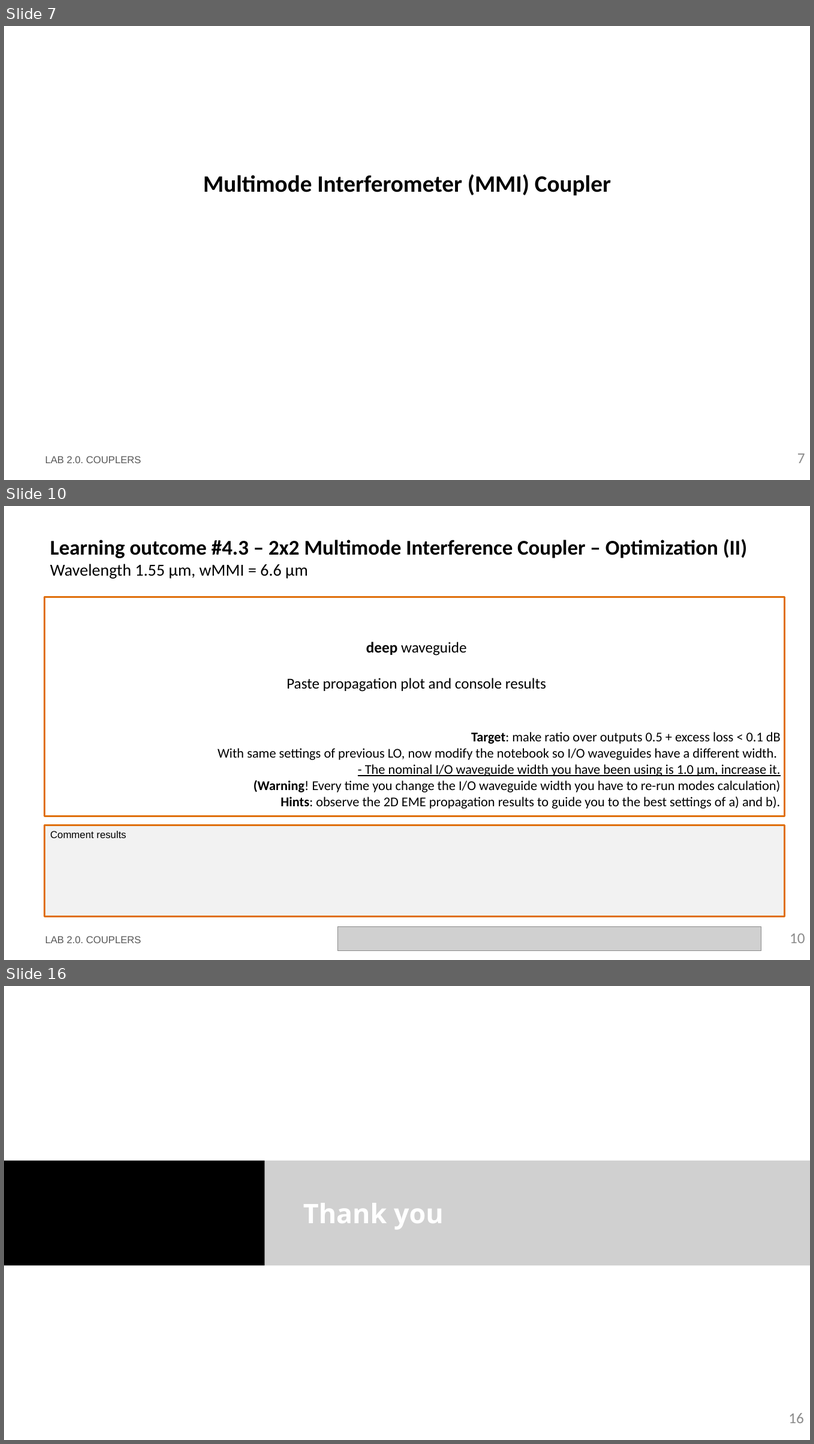
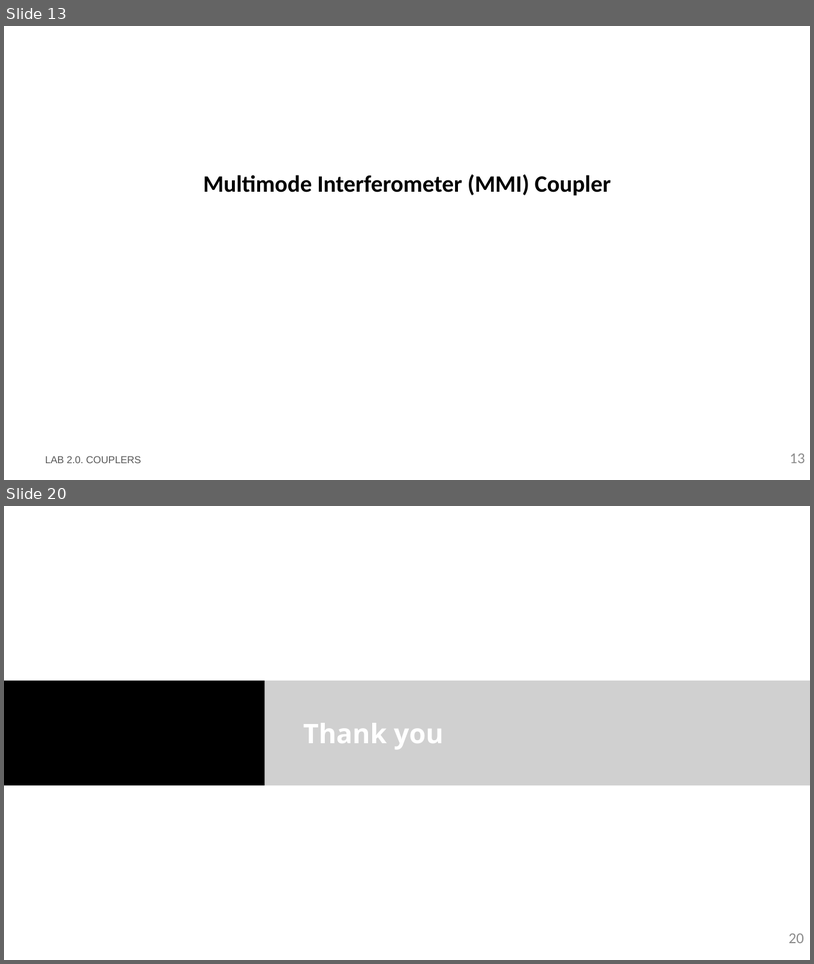
Before and after one commit to mromgar1/pic-upv-lab2, a slide deck: LabBook_20.pptx. Shown one above the other, each under a label of ours: slides 7, 10 and 16 before the commit, slides 13 and 20 after it; the slides between them are not shown. The pictures are 814x1444 and 814x964 pixels, drawn with LibreOffice and Linux fonts; fonts in the diff are those of the drawing; grey boxes stand for pictures; background and template pictures are left out. Boxes give left, top, right and bottom in pixels: in the first picture for what was removed or moved away, otherwise in the second. Text is boxed around its words. In the diff, an @@ line names an element or a change of style, - is before the commit and + after.

```diff
--- a/LabBook_20.pptx
+++ b/LabBook_20.pptx
@@ slide 10 removed at (4,506,810,960), background #FFFFFF @@
@@ title removed at (50,539,747,579) @@
-Learning outcome #4.3 – 2x2 Multimode Interference Coupler – Optimization (II)
-Wavelength 1.55 µm, wMMI = 6.6 µm
@@ rectangle removed at (45,597,786,816) @@
@@ text removed at (218,642,781,808) @@
-deep waveguide
-Paste propagation plot and console results
-Target: make ratio over outputs 0.5 + excess loss < 0.1 dB
-With same settings of previous LO, now modify the notebook so I/O waveguides have a different width.
-- The nominal I/O waveguide width you have been using is 1.0 µm, increase it.
-(Warning! Every time you change the I/O waveguide width you have to re-run modes calculation)
-Hints: observe the 2D EME propagation results to guide you to the best settings of a) and b).
@@ rectangle removed at (45,825,786,916) @@
-Comment results
@@ text removed at (45,936,141,943) @@
-LAB 2.0. COUPLERS
@@ picture removed at (338,927,762,951) @@
@@ page number removed at (790,933,806,943) @@
-10
@@ what was slide 7 is now slide 13 @@
@@ page number at (790,453,806,463): text changed @@
-7
+13
@@ what was slide 16 is now slide 20 @@
@@ page number at (789,933,804,943): text changed @@
-16
+20
```
Also in this commit, not shown: 4 slides changed, 12 slides added, 7 other slides removed, 1 other file.
